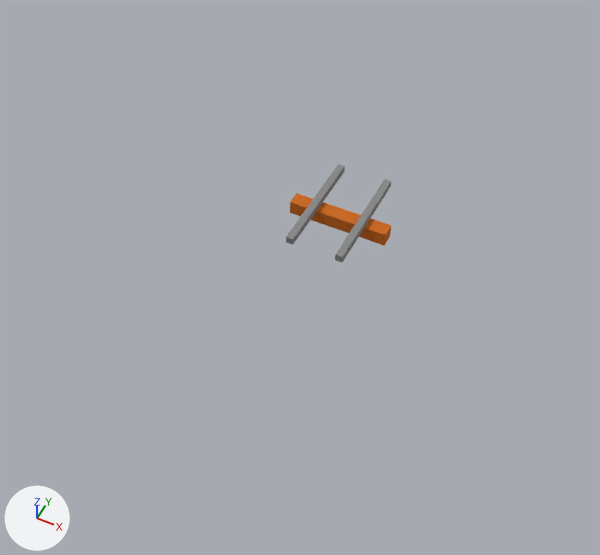
The FBX model Assets/Models/Rail.fbx, before and after one commit.
One viewpoint serves both versions: a 50 mm lens placed at (1.96, -4.66, 4.96), pointed at (-0.13, -0.49, -0.25). The lights are fixed; the arrows at lower left show +X, +Y and +Z. Where no turn or scale is listed for an object, it has been applied to the vertices. Vertices at the same position are counted once.

Names of what the first picture shows: 'Rail:Mesh'.
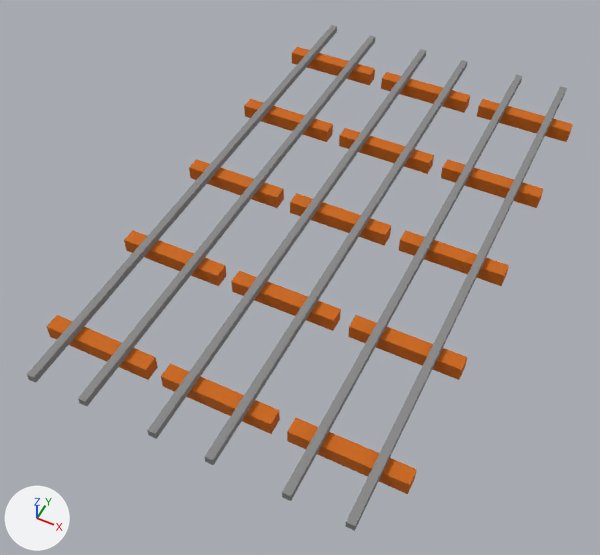
The change, as JSON lines over the scene's bpy script:
```json
{"block": "me_mesh", "where": "# used by ob_rail_mesh; location = (0.0, 0.0, 0.0)"}
{"op": "remove", "block": "me_mesh", "code": "me_mesh.from_pydata(...)  # 32 vertices, 60 faces; spans x -0.438..0.438, y -0.501..0.501, z 0.0..0.188"}
{"op": "add", "block": "me_mesh", "code": "me_mesh.from_pydata(...)  # 288 vertices, 612 faces; spans x -1.44..1.44, y -2.504..2.504, z 0.0..0.188"}
{"block": "me_mesh", "change": "me_mesh part 1: a new loose piece of 96 vertices spanning x -1.44..-0.563, y -2.504..2.504, z 0.0..0.188, in mat_rail_palette1 (picture img_model_texture_png)"}
{"block": "me_mesh", "change": "me_mesh part 2: a new loose piece of 96 vertices spanning x 0.563..1.44, y -2.504..2.504, z 0.0..0.188, in mat_rail_palette1 (picture img_model_texture_png)"}
{"block": "me_mesh", "change": "me_mesh part 3"}
{"block": "me_mesh", "change": "16 vertices are removed from x -0.25..0.25, y -0.501..0.501, z 0.125..0.188"}
{"block": "me_mesh", "change": "36 faces are deleted"}
{"block": "me_mesh", "change": "56 vertices are added at x -0.438..0.438, y -2.504..2.504, z 0.0..0.125"}
{"block": "me_mesh", "change": "5 new vertices lie (0.188, 0.0, -0.125) away from vertices in x 0.25, y -2.066..0.939, z 0.125"}
{"block": "me_mesh", "change": "5 new vertices lie (0.0, 0.125, 0.0) away from vertices in x -0.25..0.438, y 0.939, z 0.0..0.125"}
{"block": "me_mesh", "change": "6 new vertices lie (0.188, 0.0, 0.0) away from vertices in x 0.25, y -2.066..1.064, z 0.125"}
{"block": "me_mesh", "change": "8 new vertices lie (0.0, 0.0, 0.063) away from vertices in x -0.25..0.25, y -2.504..2.504, z 0.125"}
{"block": "me_mesh", "change": "180 new faces join them"}
```

Where the change shows, as pixel boxes (x1, y1, x2, y2) in the pictures (600 x 555 px):
```json
{"object": "Rail:Mesh", "change": "reshaped", "before": [286, 164, 391, 262], "after": [27, 25, 573, 531], "on screen": "416% wider, 412% taller"}
{"part": 1, "of": "me_mesh", "change": "added", "after": [27, 25, 375, 406]}
{"part": 2, "of": "me_mesh", "change": "added", "after": [282, 75, 573, 531]}
{"part": 3, "of": "me_mesh", "change": "built on", "before": [286, 164, 391, 262], "after": [147, 49, 470, 465]}
```
